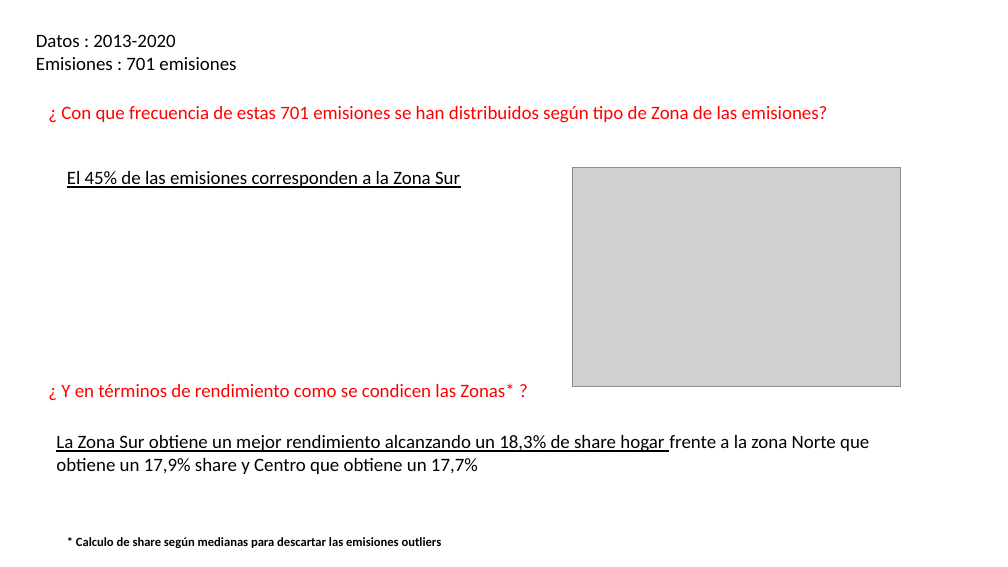
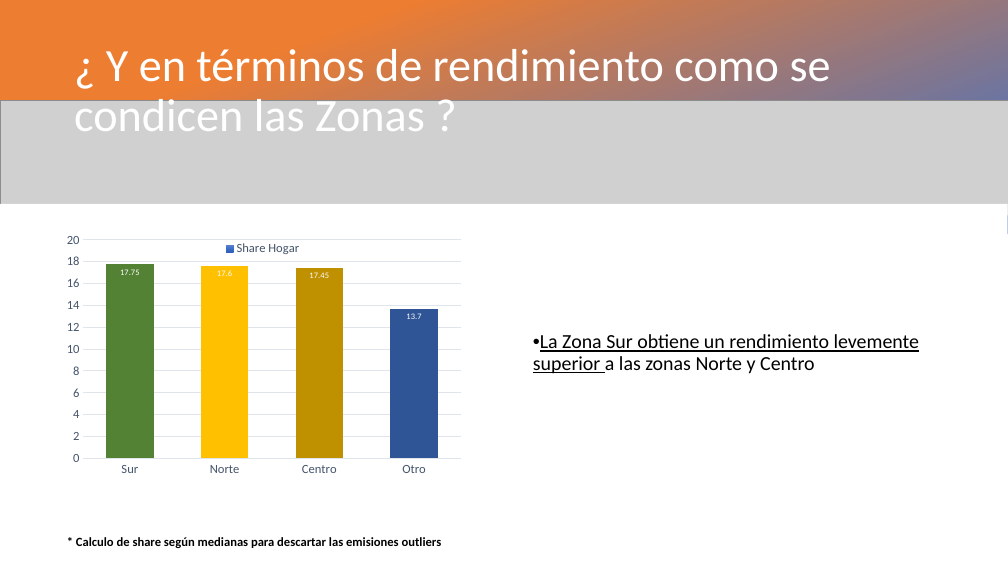
Before and after one commit to mcuevasg/Prueba_Canal, a slide deck: slide 3 of Lugares que Hablan.pptx (slide 2 before the commit). Drawn at 1008x567 pixels with LibreOffice and Linux fonts; fonts in the diff are those of the drawing; grey boxes stand for pictures. Boxes give left, top, right and bottom in pixels: in the first picture for what was removed or moved away, otherwise in the second. Text is boxed around its words. In the diff, an @@ line names an element or a change of style, - is before the commit and + after.

```diff
--- a/Lugares que Hablan.pptx
+++ b/Lugares que Hablan.pptx
@@ rectangle added at <box>0,0,1008,234</box>, fill gradient #ED7D31 to #4472C4 @@
@@ text removed at <box>36,34,236,70</box> @@
-Datos : 2013-2020
-Emisiones : 701 emisiones
@@ text "¿ Y en términos de ..." at <box>74,49,831,131</box>: vertical alignment top to middle @@
@@ text at <box>74,49,831,131</box>: text changed; size 18 to 44 pt; text colour #FF0000 to #FFFFFF @@
-¿ Y en términos de rendimiento como se condicen las Zonas* ?
+¿ Y en términos de rendimiento como se condicen las Zonas ?
@@ picture added at <box>0,101,1008,216</box> @@
@@ text removed at <box>61,106,828,123</box> @@
-¿ Con que frecuencia de estas 701 emisiones se han distribuidos según tipo de Zona de las emisiones?
@@ text removed at <box>67,171,460,188</box> @@
-El 45% de las emisiones corresponden a la Zona Sur
@@ picture removed at <box>572,167,901,387</box> @@
@@ rectangle added at <box>0,204,1008,567</box>, fill #FFFFFF @@
@@ column chart added at <box>58,232,468,498</box> @@
+categories: Sur, Norte, Centro, Otro
+Share Hogar: 17.75, 17.6, 17.45, 13.7
@@ text "La Zona Sur obtiene un ..." at <box>533,334,919,374</box>: vertical alignment top to middle @@
@@ text at <box>533,334,919,374</box>: text changed; size 18 to 19 pt @@
-La Zona Sur obtiene un mejor rendimiento alcanzando un 18,3% de share hogar frente a la zona Norte que obtiene un 17,9% share y Centro que obtiene un 17,7%
+• La Zona Sur obtiene un rendimiento levemente superior a las zonas Norte y Centro
```
Also in this commit, not shown: 3 other slides changed, 5 slides added, 3 slides removed, 4 other files.
